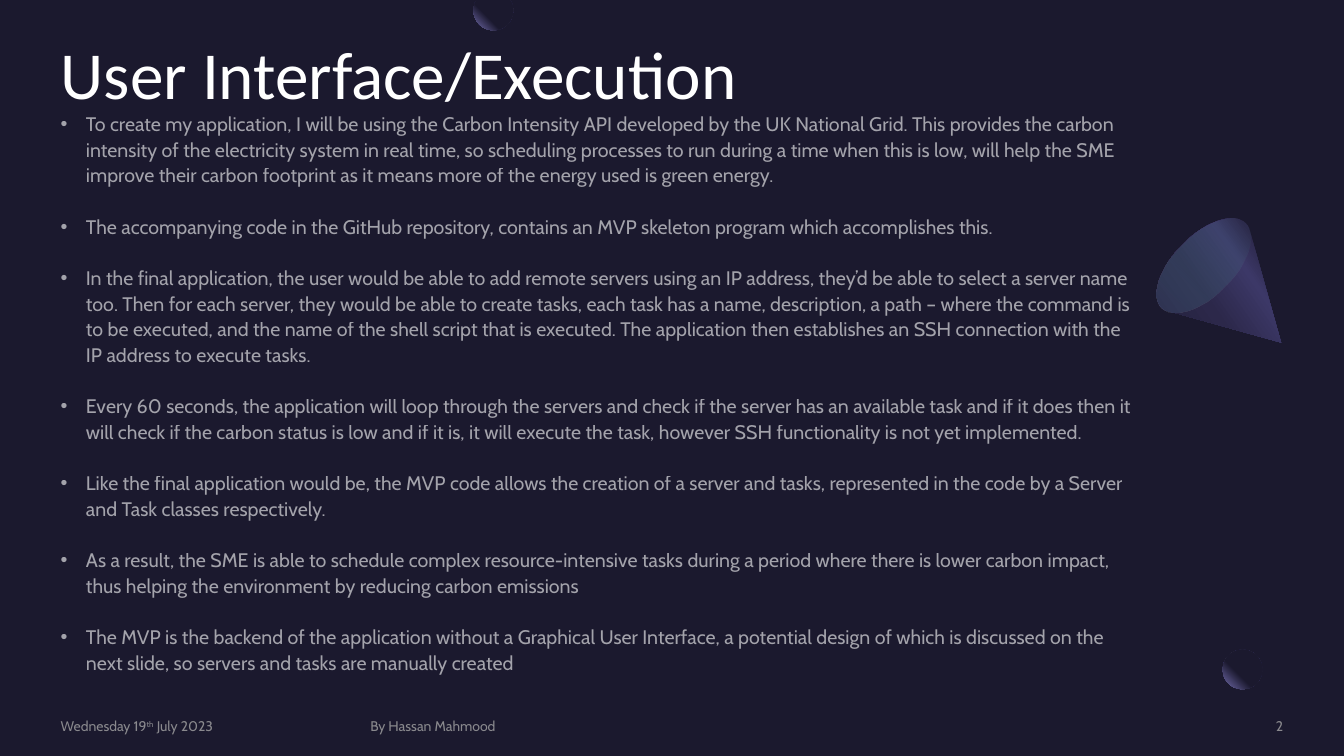
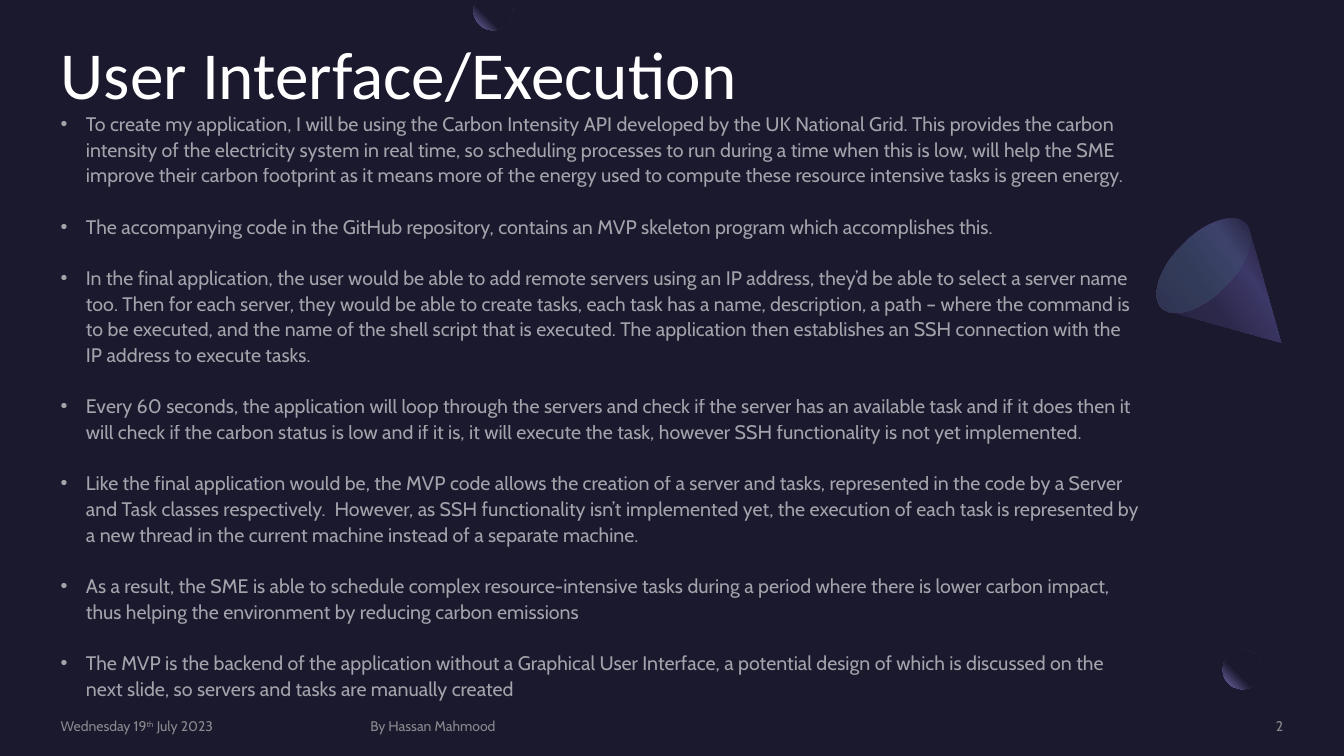
Before and after one commit to HassanWasHere/IEUK, a slide deck: slide 2 of EnergyScheduler.pptx. Drawn at 1344x756 pixels with LibreOffice and Linux fonts; fonts in the diff are those of the drawing. Boxes give left, top, right and bottom in pixels: in the first picture for what was removed or moved away, otherwise in the second. Text is boxed around its words. In the diff, an @@ line names an element or a change of style, - is before the commit and + after.

```diff
--- a/EnergyScheduler.pptx
+++ b/EnergyScheduler.pptx
@@ text at (x1=86, y1=116, x2=1122, y2=187): text changed @@
-• To create my application, I will be using the Carbon Intensity API developed by the UK National Grid. This provides the carbon intensity of the electricity system in real time, so scheduling processes to run during a time when this is low, will help the SME improve their carbon footprint as it means more of the energy used is green energy.
+• To create my application, I will be using the Carbon Intensity API developed by the UK National Grid. This provides the carbon intensity of the electricity system in real time, so scheduling processes to run during a time when this is low, will help the SME improve their carbon footprint as it means more of the energy used to compute these resource intensive tasks is green energy.
@@ text at (x1=86, y1=476, x2=1139, y2=547): text changed @@
-• Like the final application would be, the MVP code allows the creation of a server and tasks, represented in the code by a Server and Task classes respectively.
+• Like the final application would be, the MVP code allows the creation of a server and tasks, represented in the code by a Server and Task classes respectively. However, as SSH functionality isn’t implemented yet, the execution of each task is represented by a new thread in the current machine instead of a separate machine.
```
Also in this commit, not shown: 1 other file.
